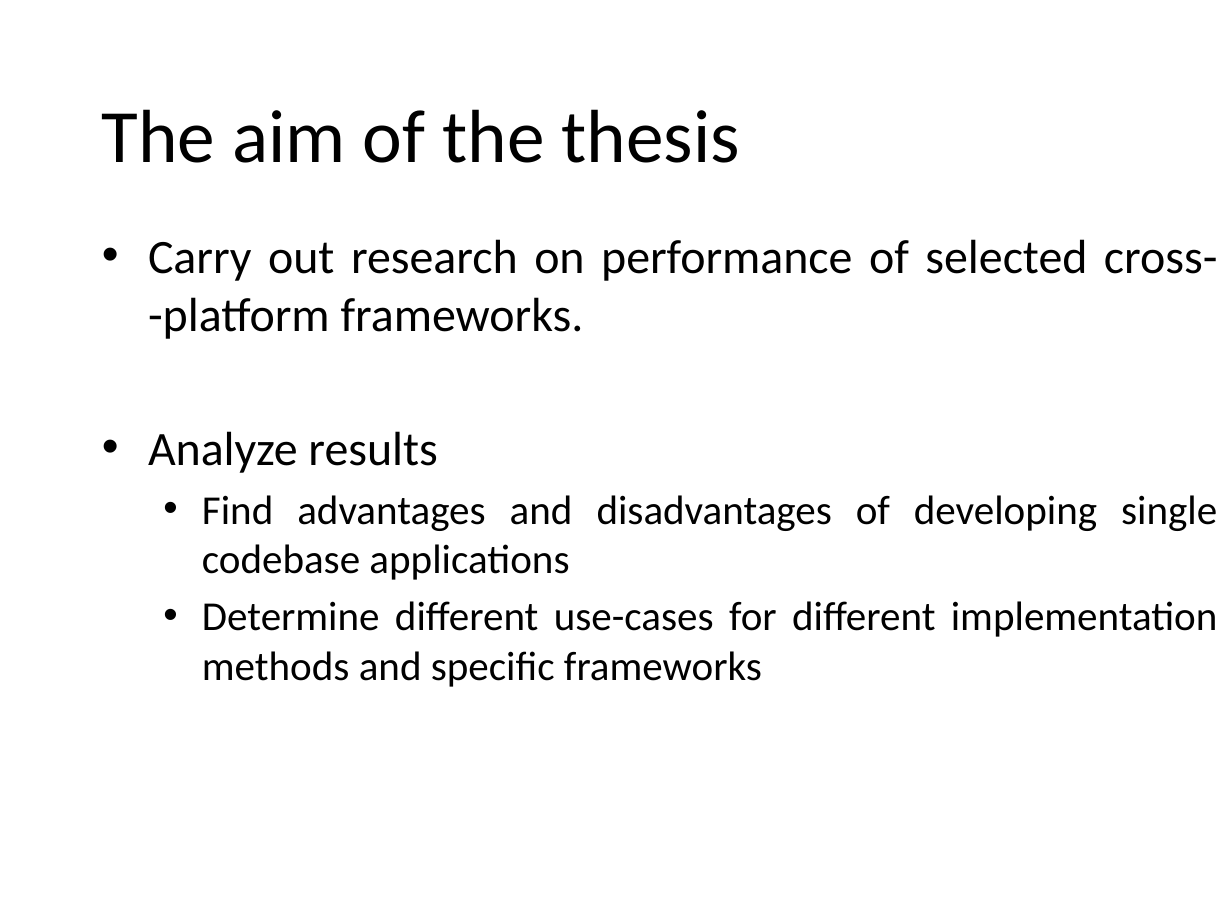
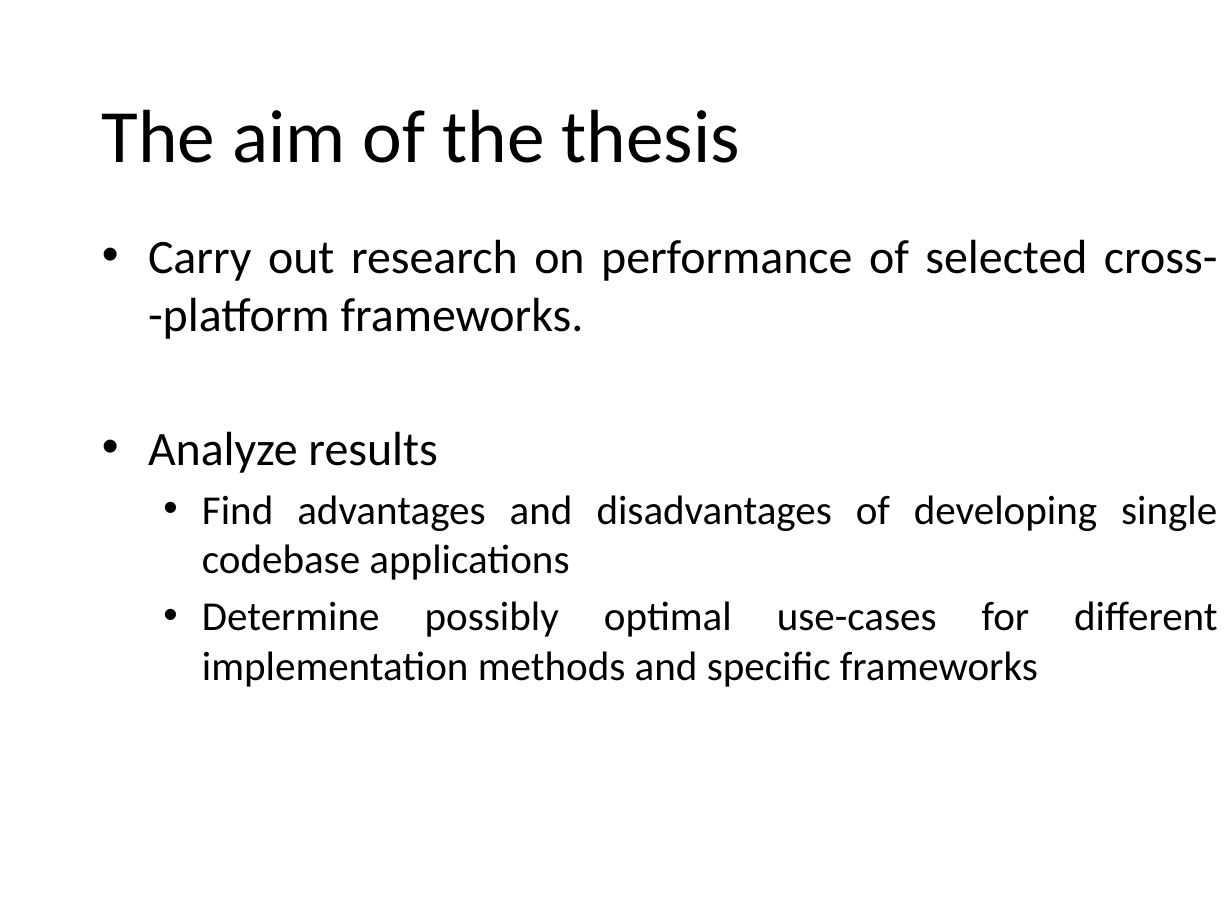
Before and after one commit to macSro/Masters-Thesis, a slide deck: slide 3 of DipSem17-03.pptx. Drawn at 1232x924 pixels with LibreOffice and Linux fonts; fonts in the diff are those of the drawing; background and template pictures are left out. Boxes give left, top, right and bottom in pixels: in the first picture for what was removed or moved away, otherwise in the second. Text is boxed around its words. In the diff, an @@ line names an element or a change of style, - is before the commit and + after.

```diff
--- a/DipSem17-03.pptx
+++ b/DipSem17-03.pptx
@@ text at [202,601,1217,687]: text changed @@
-  • Determine different use-cases for different implementation methods and specific frameworks
+  • Determine possibly optimal use-cases for different implementation methods and specific frameworks
```
Also in this commit, not shown: 2 other slides changed.
